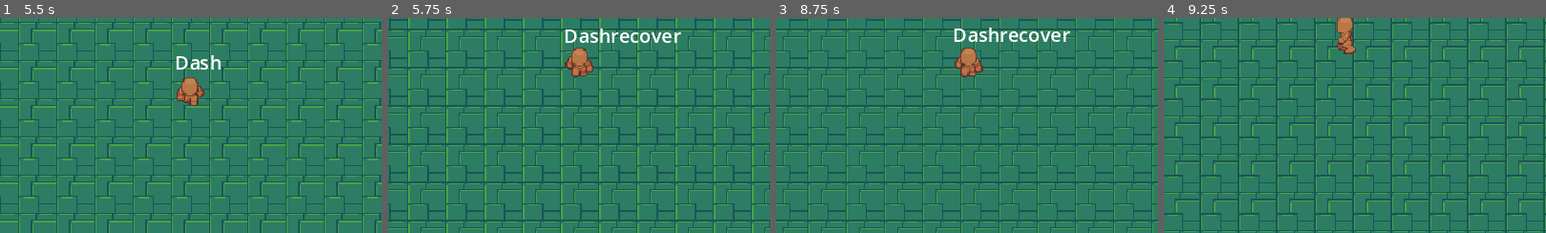
Above: before the commit, frames 1-4 (left to right).
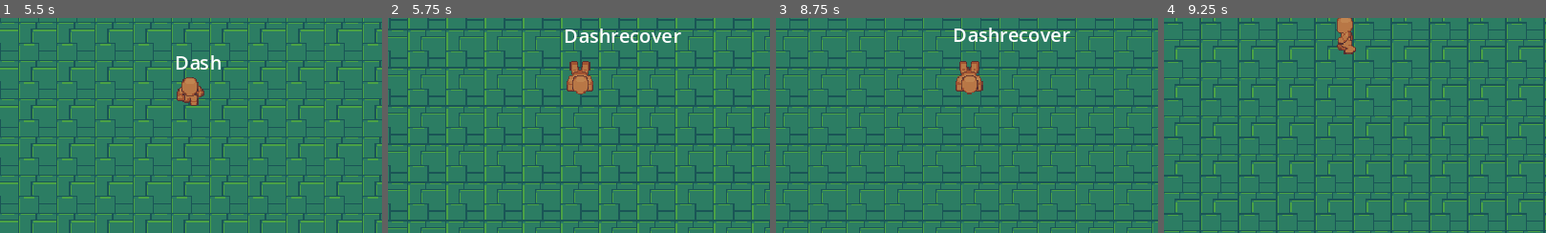
Above: after the commit, the same moments.

Repository: ajcar110/ARPG-Char-Control
Game: Godot game, scene res://game_master.tscn
The game is run twice, just before and just after one commit, with the same random seed, the same clock (stepped at 60 frames per second) and the same inputs.
Inputs:
- Up to frame 1 (5.5 s): hold D (move_right) 0.53-1.28 s; tap Space (dash) every 0.75 s from 0.6 to 5.1 s; hold S (move_down) 1.28-2.03 s; hold D (move_right) 2.03-2.78 s; hold W (move_up) 2.78-3.53 s; hold A (move_left) 3.53-5.03 s; hold S (move_down) from 5.03 s (still down)
- Up to frame 2 (5.75 s): keep holding S (move_down)
- Up to frame 3 (8.75 s): release S (move_down) at 5.78 s; hold D (move_right) 5.78-6.53 s; tap Space (dash) every 0.75 s from 5.85 to 8.1 s; hold W (move_up) 6.53-7.28 s; hold D (move_right) 7.28-8.03 s; hold S (move_down) from 8.03 s (still down)
- Up to frame 4 (9.25 s): release S (move_down) at 8.78 s; hold A (move_left) from 8.78 s (still down); tap Space (dash) at 8.85 s
The pictures show only the part of the screen within x 25-75%, y 46-96%; the shares and areas given below are measured in that part.

Frame 1 is identical in both runs. In frame 2, 1.1% of the frame differs, in the area x 46-54%, y 13-36%; in frame 3, 1.1%, in the area x 46-55%, y 13-36%; in frame 4, nothing differs.

Commit message:
South fall animation

Diff:
--- a/player.tscn
+++ b/player.tscn
@@ -10,6 +10,7 @@
 [ext_resource type="Texture2D" uid="uid://c7ulh8b36fcao" path="res://Assets/character/Template/Left/TemplateLeftWalk.png" id="4_5lro1"]
 [ext_resource type="Texture2D" uid="uid://c56pjras87cdv" path="res://Assets/character/Template/Left/TemplateLeftRoll.png" id="4_dl2qj"]
 [ext_resource type="Texture2D" uid="uid://of42wa5t7mv2" path="res://Assets/character/Template/Right/TemplateRightRoll.png" id="4_k3uei"]
+[ext_resource type="Texture2D" uid="uid://d3qrt1bc3gg48" path="res://Assets/character/Template/Down/TemplateDownRoll.png" id="5_3qmp3"]
 [ext_resource type="Texture2D" uid="uid://df8obdtdqw0uf" path="res://Assets/character/Template/Right/TemplateRightWalk.png" id="5_ekgtd"]
 [ext_resource type="Texture2D" uid="uid://clvk8xd3vji8a" path="res://Assets/character/Template/Up/TemplateUpIdle.png" id="5_rmcnr"]
 [ext_resource type="Texture2D" uid="uid://cjxlqvopotspt" path="res://Assets/character/Template/Up/TemplateUpRun.png" id="5_ykk55"]
@@ -91,6 +92,38 @@
 atlas = ExtResource("3_wky4b")
 region = Rect2(448, 0, 64, 64)
 
+[sub_resource type="AtlasTexture" id="AtlasTexture_qgtrj"]
+atlas = ExtResource("5_3qmp3")
+region = Rect2(0, 0, 64, 64)
+
+[sub_resource type="AtlasTexture" id="AtlasTexture_k6dvk"]
+atlas = ExtResource("5_3qmp3")
+region = Rect2(64, 0, 64, 64)
+
+[sub_resource type="AtlasTexture" id="AtlasTexture_0ahj7"]
+atlas = ExtResource("5_3qmp3")
+region = Rect2(128, 0, 64, 64)
+
+[sub_resource type="AtlasTexture" id="AtlasTexture_vnl0x"]
+atlas = ExtResource("5_3qmp3")
+region = Rect2(192, 0, 64, 64)
+
+[sub_resource type="AtlasTexture" id="AtlasTexture_wnk0f"]
+atlas = ExtResource("5_3qmp3")
+region = Rect2(256, 0, 64, 64)
+
+[sub_resource type="AtlasTexture" id="AtlasTexture_mqgde"]
+atlas = ExtResource("5_3qmp3")
+region = Rect2(320, 0, 64, 64)
+
+[sub_resource type="AtlasTexture" id="AtlasTexture_u38yo"]
+atlas = ExtResource("5_3qmp3")
+region = Rect2(384, 0, 64, 64)
+
+[sub_resource type="AtlasTexture" id="AtlasTexture_noe8p"]
+atlas = ExtResource("5_3qmp3")
+region = Rect2(448, 0, 64, 64)
+
 [sub_resource type="AtlasTexture" id="AtlasTexture_58hd1"]
 atlas = ExtResource("4_dl2qj")
 region = Rect2(0, 0, 64, 64)
@@ -533,6 +566,35 @@
 }],
 "loop": false,
 "name": &"DashLeft",
+"speed": 16.0
+}, {
+"frames": [{
+"duration": 1.0,
+"texture": SubResource("AtlasTexture_qgtrj")
+}, {
+"duration": 1.0,
+"texture": SubResource("AtlasTexture_k6dvk")
+}, {
+"duration": 1.0,
+"texture": SubResource("AtlasTexture_0ahj7")
+}, {
+"duration": 1.0,
+"texture": SubResource("AtlasTexture_vnl0x")
+}, {
+"duration": 1.0,
+"texture": SubResource("AtlasTexture_wnk0f")
+}, {
+"duration": 1.0,
+"texture": SubResource("AtlasTexture_mqgde")
+}, {
+"duration": 1.0,
+"texture": SubResource("AtlasTexture_u38yo")
+}, {
+"duration": 1.0,
+"texture": SubResource("AtlasTexture_noe8p")
+}],
+"loop": false,
+"name": &"DashRecoverDown",
 "speed": 16.0
 }, {
 "frames": [{
@@ -896,7 +958,7 @@
 
 [node name="AnimatedSprite2D" type="AnimatedSprite2D" parent="."]
 sprite_frames = SubResource("SpriteFrames_0407i")
-animation = &"DashUp"
+animation = &"DashRecoverDown"
 autoplay = "IdleDown"
 
 [node name="StateMachine" type="Node" parent="." node_paths=PackedStringArray("InitialState")]
Binary file added: Assets/character/Template/Down/TemplateDownRoll.png
Not shown, added: Assets/character/Template/Down/TemplateDownRoll.png.import
Not shown: 1 places in player.tscn that only renumber resources
